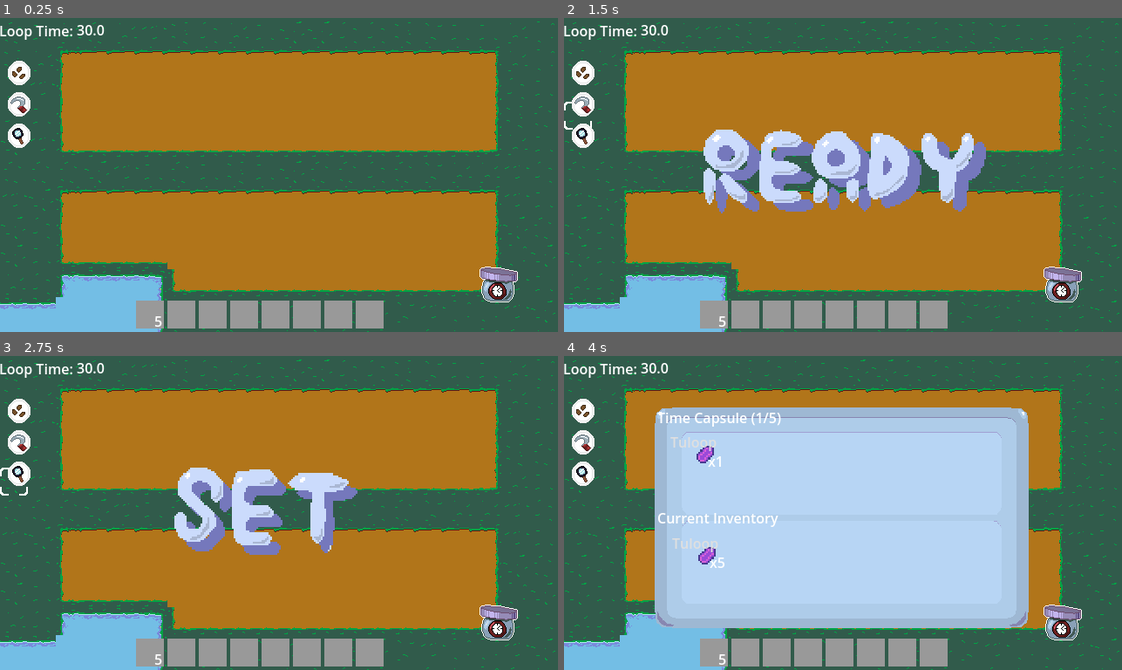
Above: before the commit, frames 1-4 (two rows, left to right).
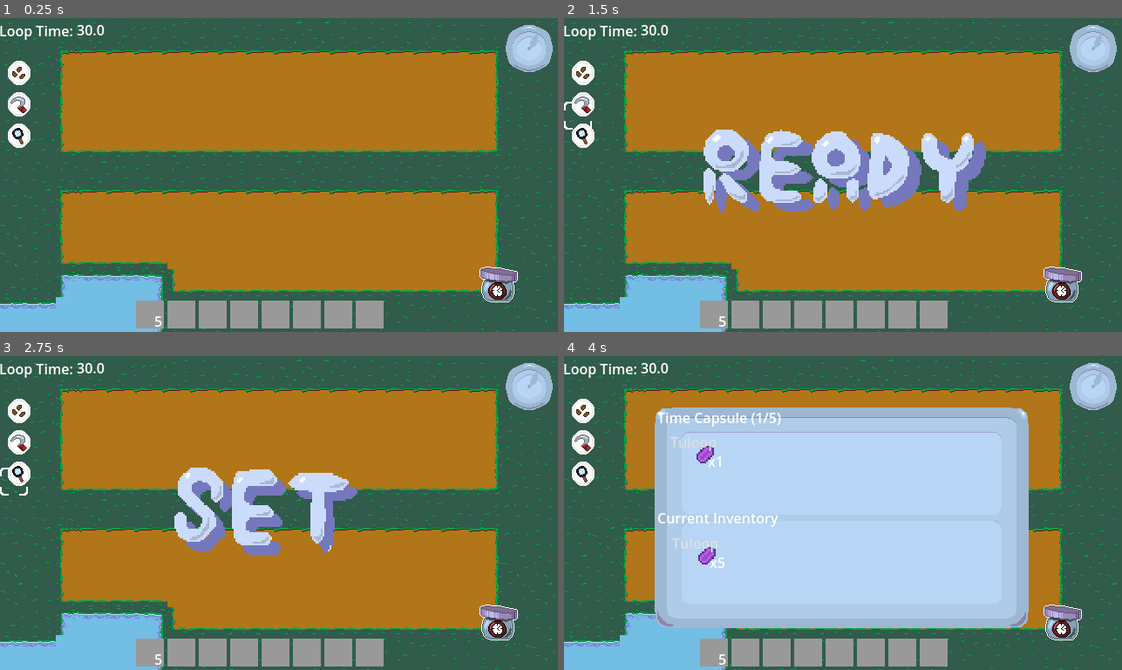
Above: after the commit, the same moments.

Repository: Hyper-Burner/GMTK-Game-Jam-2025
Game: Godot game, scene res://Scenes/main.tscn
Same seed, same stepped clock (60 frames per second), same inputs: the game is played once before the commit and once after it.
Inputs (mouse positions are in pixels of both pictures, inside the frame that each line leads up to):
- Up to frame 1 (0.25 s): no input
- Up to frame 2 (1.5 s): click (580, 71) at 0.5 s; click (580, 102) at 1.25 s
- Up to frame 3 (2.75 s): click (16, 472) at 2 s
- Up to frame 4 (4 s): click (1077, 632) at 2.75 s; click "Tuloop" at 3.5 s

The runs differ from the first frame. In frame 1, 1.0% of the frame differs, in the area x 90-100%, y 2-18%; in frame 2, 1.0%; in frame 3, 1.0%; in frame 4, 1.0%.

Commit message:
Clock

Diff:
--- a/Scenes/crop.tscn
+++ b/Scenes/crop.tscn
@@ -1,6 +1,6 @@
 [gd_scene load_steps=3 format=3 uid="uid://cq27xjduinpbj"]
 
-[ext_resource type="Texture2D" uid="uid://bhsxyuowv8u4p" path="res://Textures/Crops.png" id="1_djpt6"]
+[ext_resource type="Texture2D" uid="uid://bhsxyuowv8u4p" path="res://Textures/crops.png" id="1_djpt6"]
 [ext_resource type="Script" uid="uid://brq301y8rrmc" path="res://Scripts/crop.gd" id="2_djpt6"]
 
 [node name="Crop" type="Sprite2D"]
--- a/Scenes/main.tscn
+++ b/Scenes/main.tscn
@@ -7,7 +7,7 @@
 [ext_resource type="FontFile" uid="uid://c2wuaas7w3iob" path="res://TextFiles/static/Quicksand-Bold.ttf" id="5_6iyac"]
 [ext_resource type="Script" uid="uid://whq3hj5mq581" path="res://Scripts/top_row_organizer.gd" id="5_21xkr"]
 [ext_resource type="FontFile" uid="uid://bstup872yi8m4" path="res://TextFiles/static/Quicksand-SemiBold.ttf" id="6_fdnlq"]
-[ext_resource type="Texture2D" uid="uid://bhsxyuowv8u4p" path="res://Textures/Crops.png" id="6_hptm8"]
+[ext_resource type="Texture2D" uid="uid://bhsxyuowv8u4p" path="res://Textures/crops.png" id="6_hptm8"]
 [ext_resource type="Script" uid="uid://hhmu8r1x1weg" path="res://Scripts/bottom_row_organizer.gd" id="7_6bp64"]
 [ext_resource type="Script" uid="uid://heave3iec1oj" path="res://Scripts/pre_loop.gd" id="8_ynf5e"]
 [ext_resource type="Texture2D" uid="uid://dkm6hywt41irb" path="res://Textures/intro_text1.png" id="11_fdnlq"]
--- a/Scenes/seed_breeding.tscn
+++ b/Scenes/seed_breeding.tscn
@@ -58,7 +58,7 @@
 [node name="Seed7" type="TextureButton" parent="GridContainer"]
 layout_mode = 2
 
-[node name="Panel" type="Panel" parent="."]
+[node name="Panel" type="VBoxContainer" parent="."]
 layout_mode = 1
 anchors_preset = -1
 anchor_left = 0.7
@@ -71,33 +71,15 @@
 grow_vertical = 2
 
 [node name="TextureRect" type="TextureRect" parent="Panel"]
-layout_mode = 1
-anchors_preset = -1
-anchor_right = 1.0
-anchor_bottom = 0.4
-offset_left = 25.0
-offset_top = 10.0
-offset_right = -25.0
-grow_horizontal = 2
+layout_mode = 2
 texture = SubResource("AtlasTexture_6pk40")
+expand_mode = 4
 
 [node name="HSlider" type="HSlider" parent="Panel"]
-layout_mode = 0
-offset_right = 8.0
-offset_bottom = 16.0
+layout_mode = 2
 
-[node name="Button" type="Button" parent="Panel"]
-layout_mode = 1
-anchors_preset = -1
-anchor_top = 1.0
-anchor_right = 1.0
-anchor_bottom = 1.0
-offset_left = 15.0
-offset_right = -15.0
-offset_bottom = -15.0
-grow_horizontal = 2
-grow_vertical = 0
-text = "Breed"
+[node name="Button" type="TextureButton" parent="Panel"]
+layout_mode = 2
 
 [node name="Timer" type="Timer" parent="."]
 
--- a/Scenes/tile_map.tscn
+++ b/Scenes/tile_map.tscn
@@ -1,7 +1,7 @@
 [gd_scene load_steps=9 format=4 uid="uid://doa0566bfhb2q"]
 
 [ext_resource type="Script" uid="uid://dy66r1h3t7cw6" path="res://Scripts/tile_map.gd" id="1_0v1hq"]
-[ext_resource type="Texture2D" uid="uid://df4wajk42p0nh" path="res://Textures/Tileset.png" id="2_drmie"]
+[ext_resource type="Texture2D" uid="uid://df4wajk42p0nh" path="res://Textures/tileset.png" id="2_drmie"]
 [ext_resource type="Texture2D" uid="uid://c05bljfs2bq5t" path="res://Textures/highlight.png" id="3_drmie"]
 
 [sub_resource type="TileSetAtlasSource" id="TileSetAtlasSource_drmie"]
--- a/Scenes/ui.tscn
+++ b/Scenes/ui.tscn
@@ -1,10 +1,131 @@
-[gd_scene load_steps=9 format=3 uid="uid://5s4n8kmxc8y5"]
+[gd_scene load_steps=27 format=3 uid="uid://5s4n8kmxc8y5"]
 
 [ext_resource type="Script" uid="uid://c3yyagh42ab2r" path="res://Scripts/ui.gd" id="1_jxero"]
+[ext_resource type="Texture2D" uid="uid://dyn5ohdr1uuj" path="res://Textures/clock.png" id="2_m78vo"]
 [ext_resource type="Texture2D" uid="uid://dkgo5tklxjqfn" path="res://Textures/ui_and_effects.png" id="2_nf4gj"]
 [ext_resource type="PackedScene" uid="uid://mr3aa8n6upuw" path="res://Scenes/time_capsule.tscn" id="3_nf4gj"]
 [ext_resource type="PackedScene" uid="uid://dhajj7w86ogjo" path="res://Scenes/inventory_slot.tscn" id="4_2246s"]
-[ext_resource type="Script" uid="uid://rvvif1l8l88s" path="res://Scripts/inventory_container.gd" id="4_q7pk6"]
+[ext_resource type="Script" path="res://Scripts/inventory_container.gd" id="4_q7pk6"]
+
+[sub_resource type="AtlasTexture" id="AtlasTexture_smcll"]
+atlas = ExtResource("2_m78vo")
+region = Rect2(960, 0, 64, 64)
+
+[sub_resource type="AtlasTexture" id="AtlasTexture_ryf15"]
+atlas = ExtResource("2_m78vo")
+region = Rect2(896, 0, 64, 64)
+
+[sub_resource type="AtlasTexture" id="AtlasTexture_mmixe"]
+atlas = ExtResource("2_m78vo")
+region = Rect2(832, 0, 64, 64)
+
+[sub_resource type="AtlasTexture" id="AtlasTexture_nt8jn"]
+atlas = ExtResource("2_m78vo")
+region = Rect2(768, 0, 64, 64)
+
+[sub_resource type="AtlasTexture" id="AtlasTexture_g0wmg"]
+atlas = ExtResource("2_m78vo")
+region = Rect2(704, 0, 64, 64)
+
+[sub_resource type="AtlasTexture" id="AtlasTexture_4vbiv"]
+atlas = ExtResource("2_m78vo")
+region = Rect2(640, 0, 64, 64)
+
+[sub_resource type="AtlasTexture" id="AtlasTexture_3r70p"]
+atlas = ExtResource("2_m78vo")
+region = Rect2(576, 0, 64, 64)
+
+[sub_resource type="AtlasTexture" id="AtlasTexture_8fs27"]
+atlas = ExtResource("2_m78vo")
+region = Rect2(512, 0, 64, 64)
+
+[sub_resource type="AtlasTexture" id="AtlasTexture_whq80"]
+atlas = ExtResource("2_m78vo")
+region = Rect2(448, 0, 64, 64)
+
+[sub_resource type="AtlasTexture" id="AtlasTexture_kuui0"]
+atlas = ExtResource("2_m78vo")
+region = Rect2(384, 0, 64, 64)
+
+[sub_resource type="AtlasTexture" id="AtlasTexture_smy1h"]
+atlas = ExtResource("2_m78vo")
+region = Rect2(320, 0, 64, 64)
+
+[sub_resource type="AtlasTexture" id="AtlasTexture_lkjmk"]
+atlas = ExtResource("2_m78vo")
+region = Rect2(256, 0, 64, 64)
+
+[sub_resource type="AtlasTexture" id="AtlasTexture_d42i4"]
+atlas = ExtResource("2_m78vo")
+region = Rect2(192, 0, 64, 64)
+
+[sub_resource type="AtlasTexture" id="AtlasTexture_fcexb"]
+atlas = ExtResource("2_m78vo")
+region = Rect2(128, 0, 64, 64)
+
+[sub_resource type="AtlasTexture" id="AtlasTexture_v4f2e"]
+atlas = ExtResource("2_m78vo")
+region = Rect2(64, 0, 64, 64)
+
+[sub_resource type="AtlasTexture" id="AtlasTexture_fe2sg"]
+atlas = ExtResource("2_m78vo")
+region = Rect2(0, 0, 64, 64)
+
+[sub_resource type="SpriteFrames" id="SpriteFrames_jd57c"]
+animations = [{
+"frames": [{
+"duration": 3.75,
+"texture": SubResource("AtlasTexture_smcll")
+}, {
+"duration": 3.75,
+"texture": SubResource("AtlasTexture_ryf15")
+}, {
+"duration": 3.75,
+"texture": SubResource("AtlasTexture_mmixe")
+}, {
+"duration": 3.75,
+"texture": SubResource("AtlasTexture_nt8jn")
+}, {
+"duration": 3.75,
+"texture": SubResource("AtlasTexture_g0wmg")
+}, {
+"duration": 3.75,
+"texture": SubResource("AtlasTexture_4vbiv")
+}, {
+"duration": 3.75,
+"texture": SubResource("AtlasTexture_3r70p")
+}, {
+"duration": 3.75,
+"texture": SubResource("AtlasTexture_8fs27")
+}, {
+"duration": 3.75,
+"texture": SubResource("AtlasTexture_whq80")
+}, {
+"duration": 3.75,
+"texture": SubResource("AtlasTexture_kuui0")
+}, {
+"duration": 3.75,
+"texture": SubResource("AtlasTexture_smy1h")
+}, {
+"duration": 3.75,
+"texture": SubResource("AtlasTexture_lkjmk")
+}, {
+"duration": 3.75,
+"texture": SubResource("AtlasTexture_d42i4")
+}, {
+"duration": 3.75,
+"texture": SubResource("AtlasTexture_fcexb")
+}, {
+"duration": 3.75,
+"texture": SubResource("AtlasTexture_v4f2e")
+}, {
+"duration": 3.75,
+"texture": SubResource("AtlasTexture_fe2sg")
+}],
+"loop": true,
+"name": &"default",
+"speed": 1.0
+}]
 
 [sub_resource type="AtlasTexture" id="AtlasTexture_2246s"]
 atlas = ExtResource("2_nf4gj")
@@ -26,6 +147,10 @@
 grow_horizontal = 2
 grow_vertical = 2
 script = ExtResource("1_jxero")
+
+[node name="Timer" type="AnimatedSprite2D" parent="."]
+position = Vector2(608, 32)
+sprite_frames = SubResource("SpriteFrames_jd57c")
 
 [node name="LoopTimer" type="TextureRect" parent="."]
 layout_mode = 0
--- a/Scripts/ui.gd
+++ b/Scripts/ui.gd
@@ -6,10 +6,12 @@
 @onready var scythe : TextureButton = $Tools/Scythe
 @onready var soil_scanner : TextureButton = $Tools/SoilScanner
 @onready var milestone_text : Label = $Milestone/Label
+@onready var timer: AnimatedSprite2D = $Timer
 
 func _ready():
 	Signals.timer_updated.connect(_on_time_updated)
 	Signals.milestone_updated.connect(_on_milestone_updated)
+	Signals.loop_started.connect(start_timer)
 	seed_pouch.pressed.connect(_on_seed_pouch_pressed)
 	scythe.pressed.connect(_on_scythe_pressed)
 	soil_scanner.pressed.connect(_on_soil_scanner_pressed)
@@ -46,3 +48,6 @@
 func truncate_to(value: float, decimals: int) -> float:
 	var factor = 10.0 ** decimals
 	return float(int(value * factor)) / factor
+
+func start_timer():
+	timer.play("default")
Binary file added: Textures/clock.png
Not shown, added: Textures/clock.png.import
